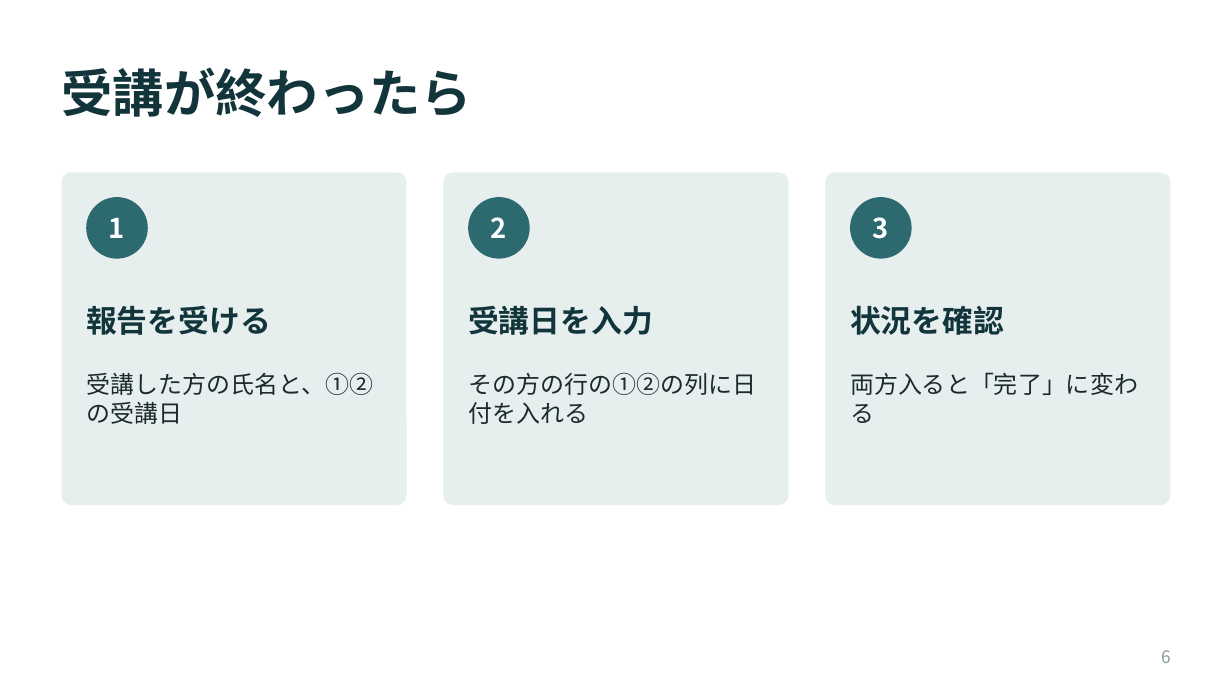
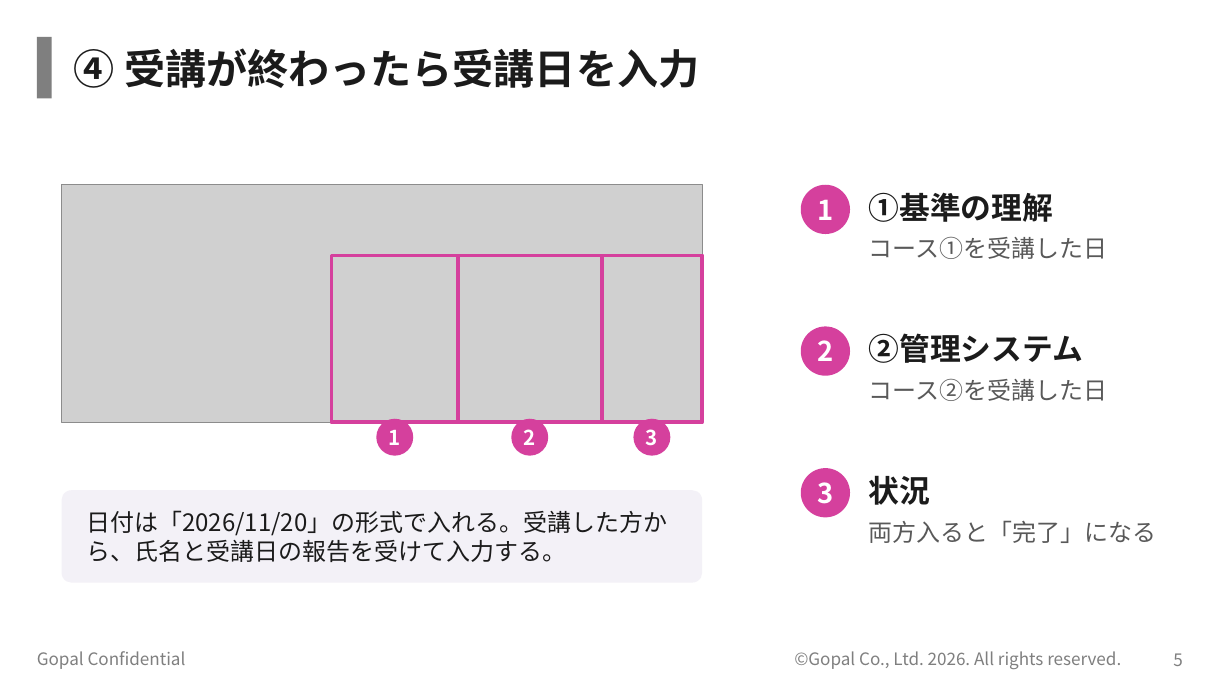
Before and after one commit to kagayugopal-eng/tamu, a slide deck: slide 5 of サプライチェーン基準_管理表の使い方.pptx (slide 6 before the commit). Drawn at 1232x693 pixels with LibreOffice and Linux fonts; fonts in the diff are those of the drawing; grey boxes stand for pictures; background and template pictures are left out. Boxes give left, top, right and bottom in pixels: in the first picture for what was removed or moved away, otherwise in the second. Text is boxed around its words. In the diff, an @@ line names an element or a change of style, - is before the commit and + after.

```diff
--- a/サプライチェーン基準_管理表の使い方.pptx
+++ b/サプライチェーン基準_管理表の使い方.pptx
@@ rectangle added at [37,37,52,99], fill #7F7F7F @@
@@ title at [74,48,699,88]: text changed; size 30 to 24 pt; text colour #12343B to #1B1B1B @@
-受講が終わったら
+④ 受講が終わったら受講日を入力
@@ rounded rectangle removed at [62,172,407,505] @@
@@ rounded rectangle removed at [444,172,788,505] @@
@@ rounded rectangle removed at [825,172,1170,505] @@
@@ picture added at [62,185,702,423] @@
@@ ellipse added at [801,185,850,234], fill #D5409D, 16 pt, text #FFFFFF, bold @@
+1
@@ text added at [869,192,1054,222], 18 pt, text #1B1B1B, bold @@
+①基準の理解
@@ text added at [869,237,1108,259], 14 pt, text #595959 @@
+コース①を受講した日
@@ rectangle added at [331,255,458,423], outline #D5409D 2.25 pt @@
@@ rectangle added at [458,255,602,423], outline #D5409D 2.25 pt @@
@@ rectangle added at [601,255,702,423], outline #D5409D 2.25 pt @@
@@ text removed at [86,306,271,335] @@
-報告を受ける
@@ text removed at [468,305,653,335] @@
-受講日を入力
@@ ellipse added at [801,326,850,376], fill #D5409D, 16 pt, text #FFFFFF, bold @@
+2
@@ text removed at [850,305,1004,335] @@
-状況を確認
@@ text added at [869,333,1084,363], 18 pt, text #1B1B1B, bold @@
+②管理システム
@@ text removed at [86,372,373,395] @@
-受講した方の氏名と、①②の受講日
@@ text removed at [468,372,756,395] @@
-その方の行の①②の列に日付を入れる
@@ text added at [869,379,1108,401], 14 pt, text #595959 @@
+コース②を受講した日
@@ ellipse "1": place and size @@
-ellipse "1" at [86,197,148,259]
+ellipse "1" at [376,419,413,456]
@@ ellipse "2": place and size @@
-ellipse "2" at [468,197,530,259]
+ellipse "2" at [511,419,548,456]
@@ size 16 to 12 pt; fill #2D6A6F to #D5409D in 3 elements at [376,419,413,456], [511,419,548,456], [633,419,670,456] @@
@@ ellipse "3": place and size @@
-ellipse "3" at [850,197,912,259]
+ellipse "3" at [633,419,670,456]
@@ ellipse added at [801,468,850,517], fill #D5409D, 16 pt, text #FFFFFF, bold @@
+3
@@ text added at [869,475,931,505], 18 pt, text #1B1B1B, bold @@
+状況
@@ rounded rectangle added at [62,490,702,583], fill #F3F1F7 @@
@@ text added at [86,510,668,562], 14 pt, text #1B1B1B @@
+日付は「2026/11/20」の形式で入れる。受講した方から、氏名と受講日の報告を受けて入力する。
@@ text at [869,520,1157,543]: text changed; text colour #1B2A2C to #595959 @@
-両方入ると「完了」に変わる
+両方入ると「完了」になる
@@ text added at [37,651,186,669], 10 pt, text #7F7F7F @@
+Gopal Confidential
@@ text added at [794,651,1121,669], 10 pt, text #7F7F7F @@
+©Gopal Co., Ltd. 2026. All rights reserved.
@@ page number removed at [1161,650,1171,663] @@
-6
@@ page number added at [1173,653,1183,666], 10 pt, text #7F7F7F @@
+5
```
Also in this commit, not shown: 5 other slides changed, 3 slides added, 5 slides removed.
